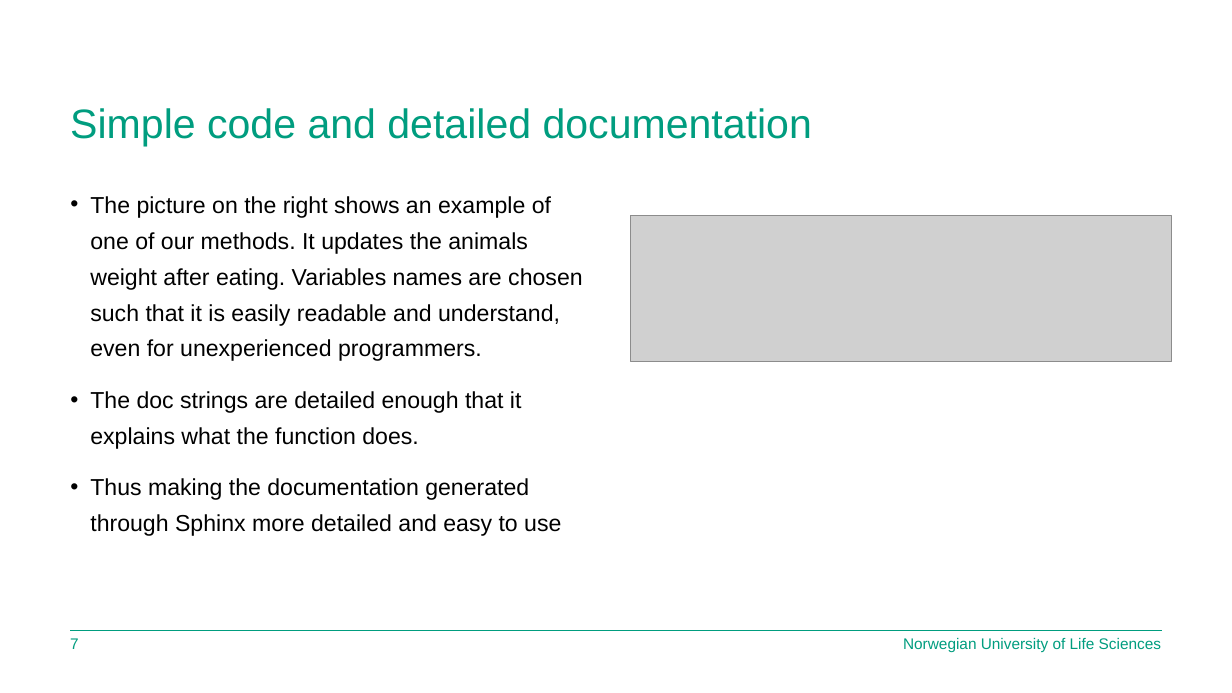
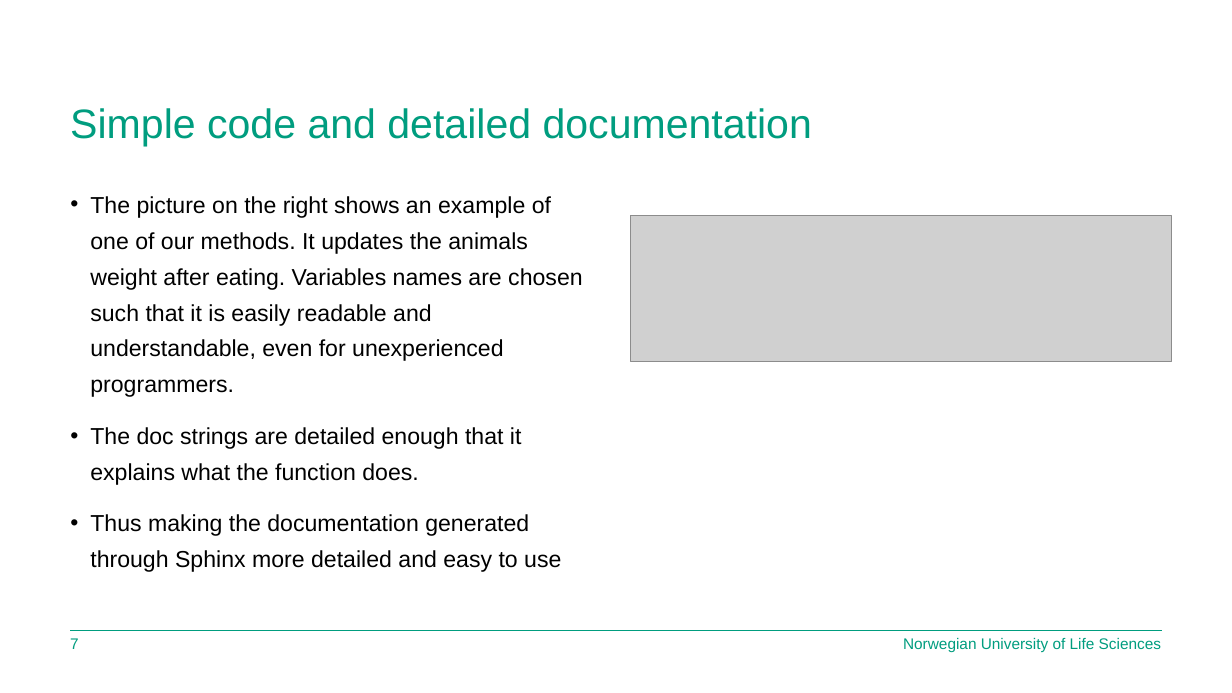
Before and after one commit to ashez2051/BioSim_G06_Ashesh_Martin, a slide deck: slide 8 of Exam/Presentation_INF200.pptx. Drawn at 1232x693 pixels with LibreOffice and Linux fonts; fonts in the diff are those of the drawing; grey boxes stand for pictures; background and template pictures are left out. Boxes give left, top, right and bottom in pixels: in the first picture for what was removed or moved away, otherwise in the second. Text is boxed around its words. In the diff, an @@ line names an element or a change of style, - is before the commit and + after.

```diff
--- a/Exam/Presentation_INF200.pptx
+++ b/Exam/Presentation_INF200.pptx
@@ text at <box>90,196,582,397</box>: text changed @@
-• The picture on the right shows an example of one of our methods. It updates the animals weight after eating. Variables names are chosen such that it is easily readable and understand, even for unexperienced programmers.
+• The picture on the right shows an example of one of our methods. It updates the animals weight after eating. Variables names are chosen such that it is easily readable and understandable, even for unexperienced programmers.
```
Also in this commit, not shown: 1 other slide changed, 1 slide added, 2 other files.
